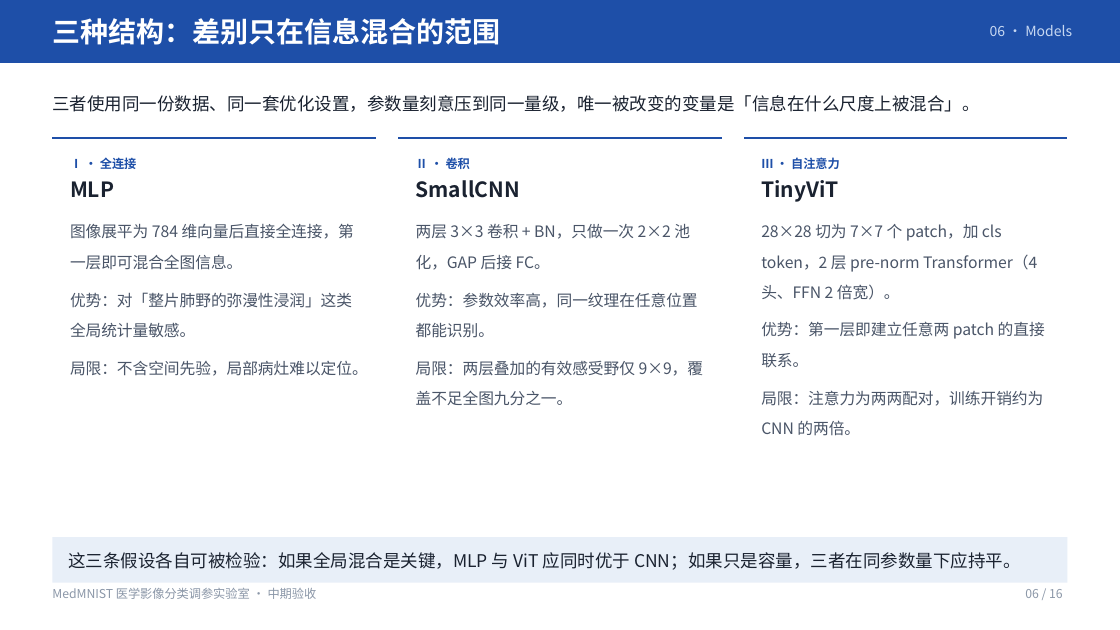
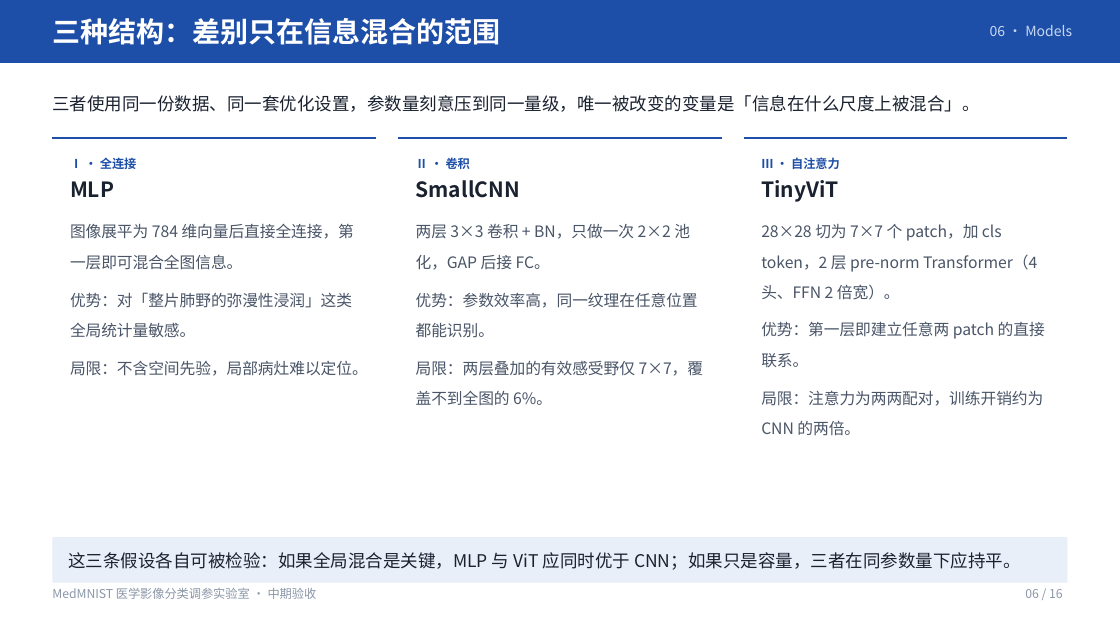
Before and after one commit to via453/medmnist-tuning-lab, a slide deck: slide 6 of MedMNIST调参实验室_汇报_学术版/MedMNIST调参实验室_汇报_学术版.pptx. Drawn at 1120x630 pixels with LibreOffice and Linux fonts; fonts in the diff are those of the drawing. Boxes give left, top, right and bottom in pixels: in the first picture for what was removed or moved away, otherwise in the second. Text is boxed around its words. In the diff, an @@ line names an element or a change of style, - is before the commit and + after.

```diff
--- a/MedMNIST调参实验室_汇报_学术版/MedMNIST调参实验室_汇报_学术版.pptx
+++ b/MedMNIST调参实验室_汇报_学术版/MedMNIST调参实验室_汇报_学术版.pptx
@@ text at box(416, 361, 703, 405): text changed @@
-局限：两层叠加的有效感受野仅 9×9，覆盖不足全图九分之一。
+局限：两层叠加的有效感受野仅 7×7，覆盖不到全图的 6%。
```
Also in this commit, not shown: 1 other slide changed, 14 other files.
